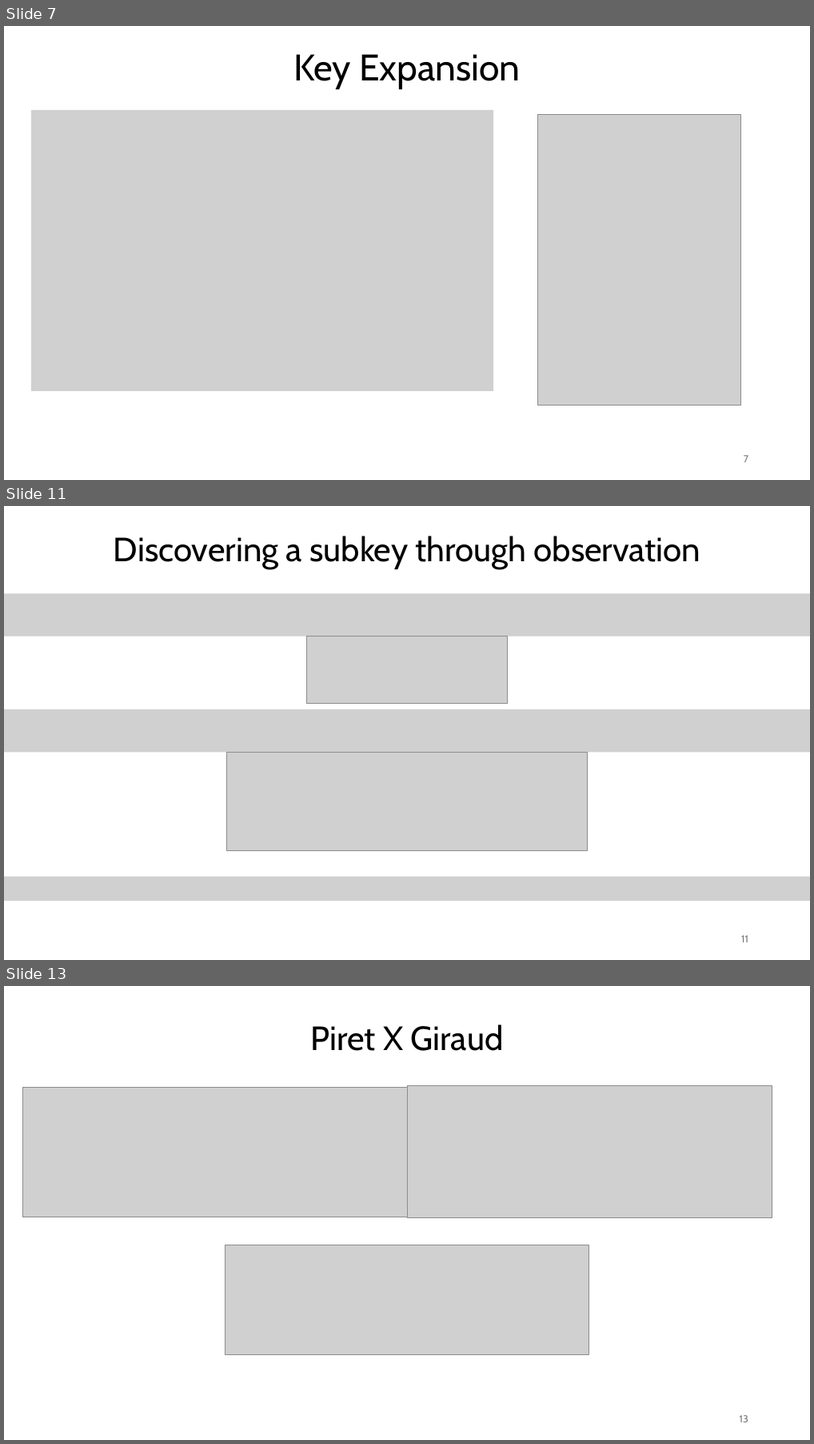
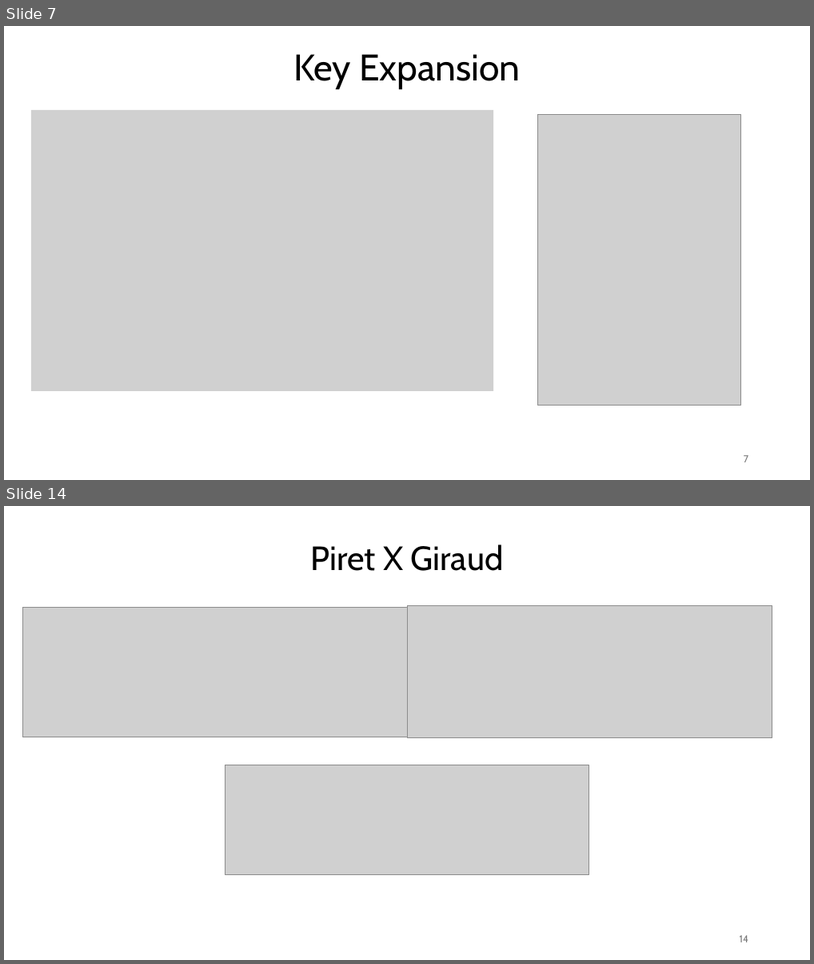
Before and after one commit to Specht1000/PFE-SM4-Fault-Injection, a slide deck: docs/Apresentation_PFE.pptx. Shown one above the other, each under a label of ours: slides 7, 11 and 13 before the commit, slides 7 and 14 after it; the slides between them are not shown. The pictures are 814x1444 and 814x964 pixels, drawn with LibreOffice and Linux fonts; fonts in the diff are those of the drawing; grey boxes stand for pictures. Boxes give left, top, right and bottom in pixels: in the first picture for what was removed or moved away, otherwise in the second. Text is boxed around its words. In the diff, an @@ line names an element or a change of style, - is before the commit and + after.

```diff
--- a/docs/Apresentation_PFE.pptx
+++ b/docs/Apresentation_PFE.pptx
@@ slide 11 removed at (4,506,810,960), background #FFFFFF @@
@@ text removed at (114,536,701,569) @@
-Discovering a subkey through observation
@@ picture removed at (4,594,810,636) @@
@@ picture removed at (306,636,507,704) @@
@@ picture removed at (4,709,810,752) @@
@@ picture removed at (227,752,588,850) @@
@@ picture removed at (4,876,810,900) @@
@@ page number removed at (742,935,749,942) @@
-11
@@ what was slide 13 is now slide 14 @@
@@ page number at (740,935,749,942): text changed @@
-13
+14
```
Also in this commit, not shown: 1 slide changed, 8 slides added, 5 other slides removed, 34 other files.
